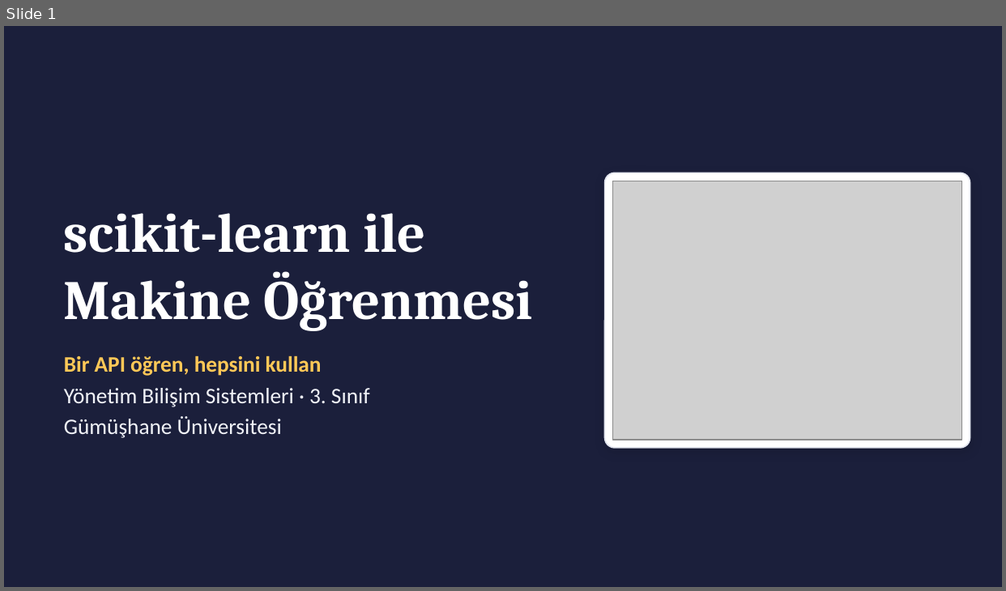
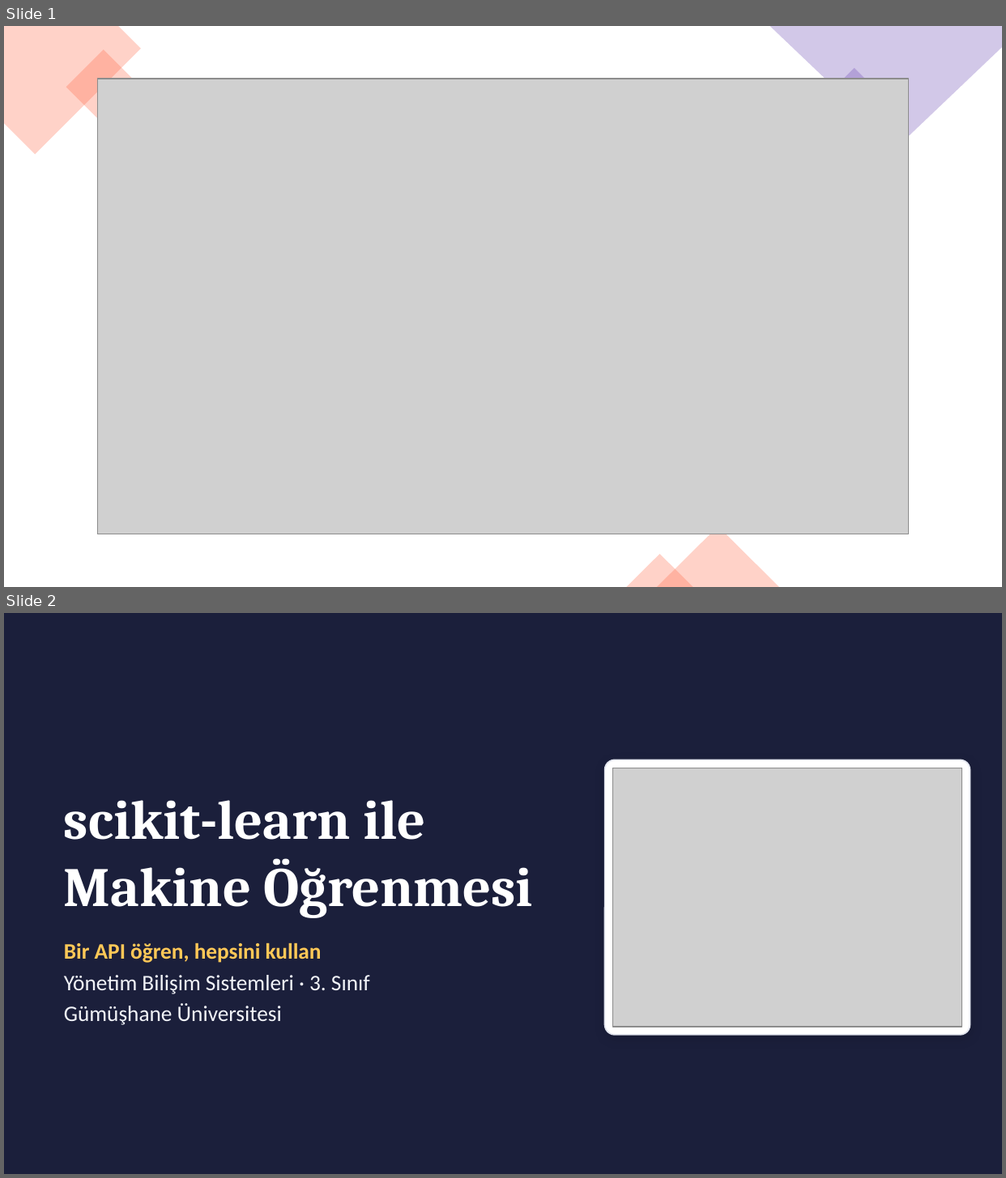
Before and after one commit to kahramankostas/YBS-DataMining, a slide deck: hafta9/scikit-learn_Makine_Ogrenmesi.pptx. Shown one above the other, each under a label of ours: slide 1 before the commit, slides 1 and 2 after it. The pictures are 1006x591 and 1006x1178 pixels, drawn with LibreOffice and Linux fonts; fonts in the diff are those of the drawing; grey boxes stand for pictures. Boxes give left, top, right and bottom in pixels: in the first picture for what was removed or moved away, otherwise in the second. Text is boxed around its words. In the diff, an @@ line names an element or a change of style, - is before the commit and + after.

```diff
--- a/hafta9/scikit-learn_Makine_Ogrenmesi.pptx
+++ b/hafta9/scikit-learn_Makine_Ogrenmesi.pptx
@@ slide 1 added at [4, 26, 1002, 587], background #FFFFFF @@
@@ freeform shape added at [4, 26, 141, 154], fill #FF6B4A at 30% opacity @@
@@ freeform shape added at [769, 26, 1002, 147], fill #6C4AB6 at 30% opacity @@
@@ rectangle added at [66, 50, 141, 125], fill #FF6B4A at 30% opacity @@
@@ rectangle added at [815, 68, 893, 148], fill #6C4AB6 at 30% opacity @@
@@ picture added at [98, 79, 908, 535] @@
@@ triangle added at [657, 527, 779, 587], fill #FF6B4A at 30% opacity @@
@@ triangle added at [627, 554, 693, 587], fill #FF6B4A at 30% opacity @@
@@ what was slide 1 is now slide 2 @@
```
Also in this commit, not shown: 1 slide changed, 1 other file.
